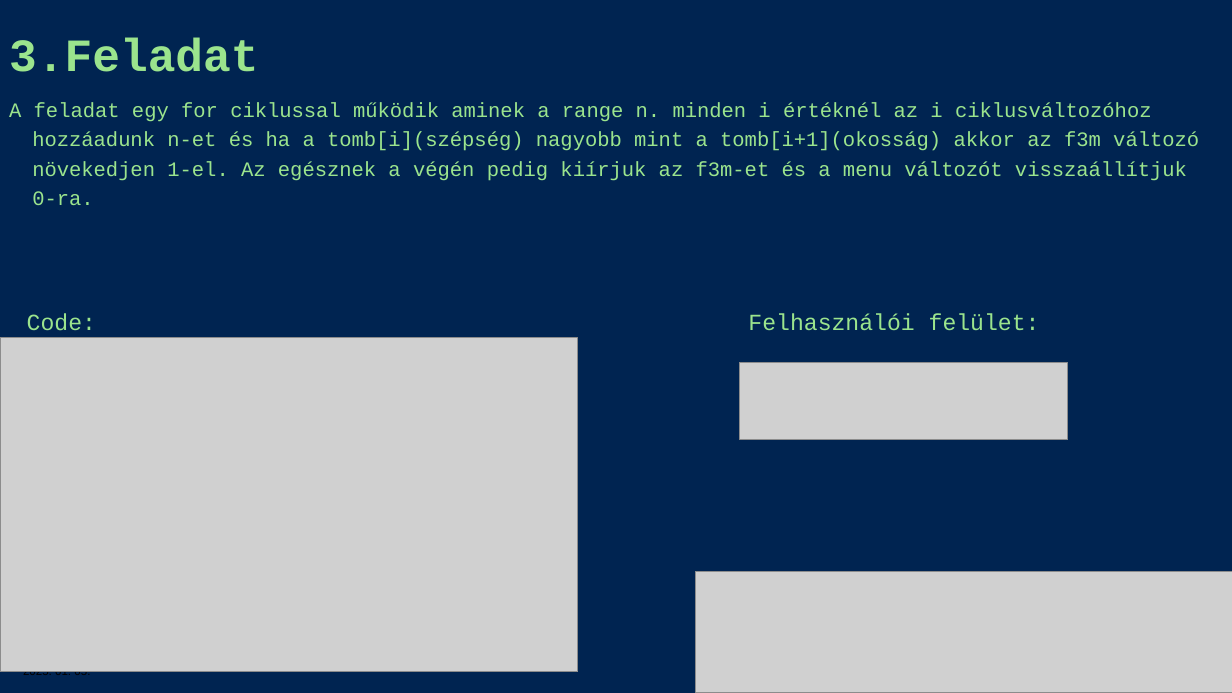
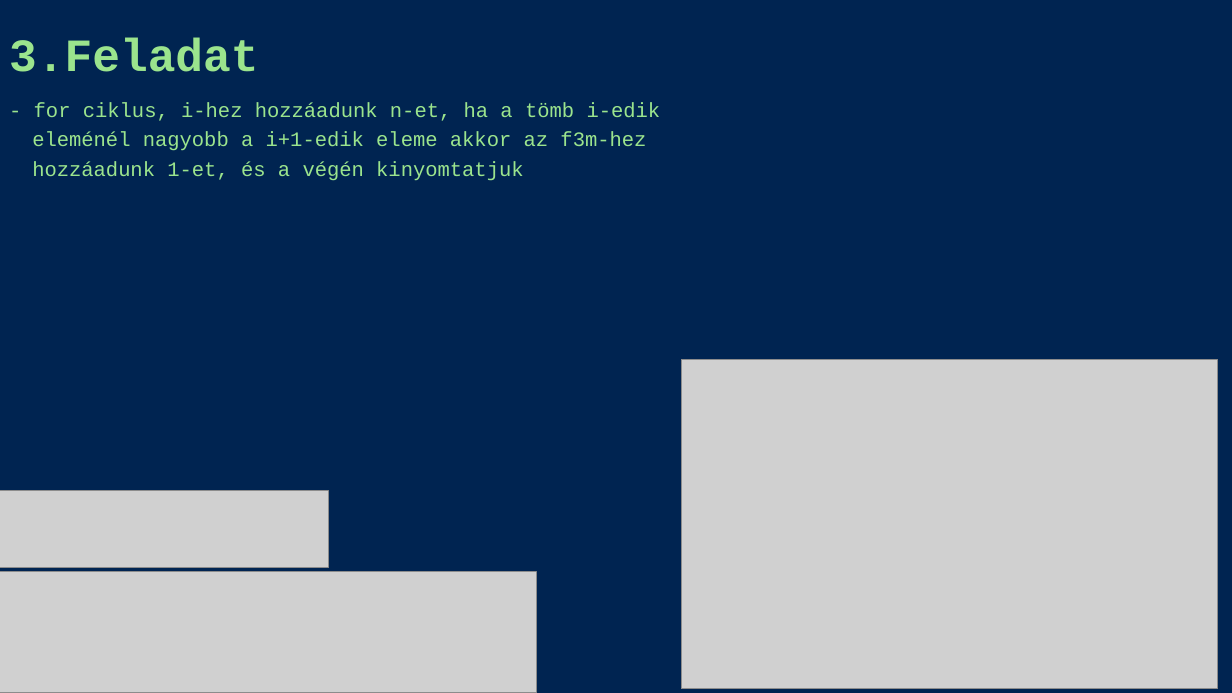
Before and after one commit to PapAdamCkik/IKTProjekt_PA_HA, a slide deck: slide 8 of ppt.pptx. Drawn at 1232x693 pixels with LibreOffice and Linux fonts; fonts in the diff are those of the drawing; grey boxes stand for pictures. Boxes give left, top, right and bottom in pixels: in the first picture for what was removed or moved away, otherwise in the second. Text is boxed around its words. In the diff, an @@ line names an element or a change of style, - is before the commit and + after.

```diff
--- a/ppt.pptx
+++ b/ppt.pptx
@@ text at (32,102,661,181): text changed @@
-A feladat egy for ciklussal működik aminek a range n. minden i értéknél az i ciklusváltozóhoz hozzáadunk n-et és ha a tomb[i](szépség) nagyobb mint a tomb[i+1](okosság) akkor az f3m változó növekedjen 1-el. Az egésznek a végén pedig kiírjuk az f3m-et és a menu változót visszaállítjuk 0-ra.
+- for ciklus, i-hez hozzáadunk n-et, ha a tömb i-edik eleménél nagyobb a i+1-edik eleme akkor az f3m-hez hozzáadunk 1-et, és a végén kinyomtatjuk
@@ text removed at (27,313,96,331) @@
-Code:
@@ text removed at (748,313,1040,330) @@
-Felhasználói felület:
@@ picture removed at (0,338,578,672) @@
@@ picture added at (681,360,1217,689) @@
@@ picture: place and size @@
-picture at (739,363,1067,440)
+picture at (0,491,328,567)
@@ picture: place and size @@
-picture at (696,571,1232,692)
+picture at (0,572,537,693)
@@ text removed at (23,666,90,678) @@
-2025. 01. 05.
```
Also in this commit, not shown: 7 other slides changed, 1 slide added, 1 slide removed.
